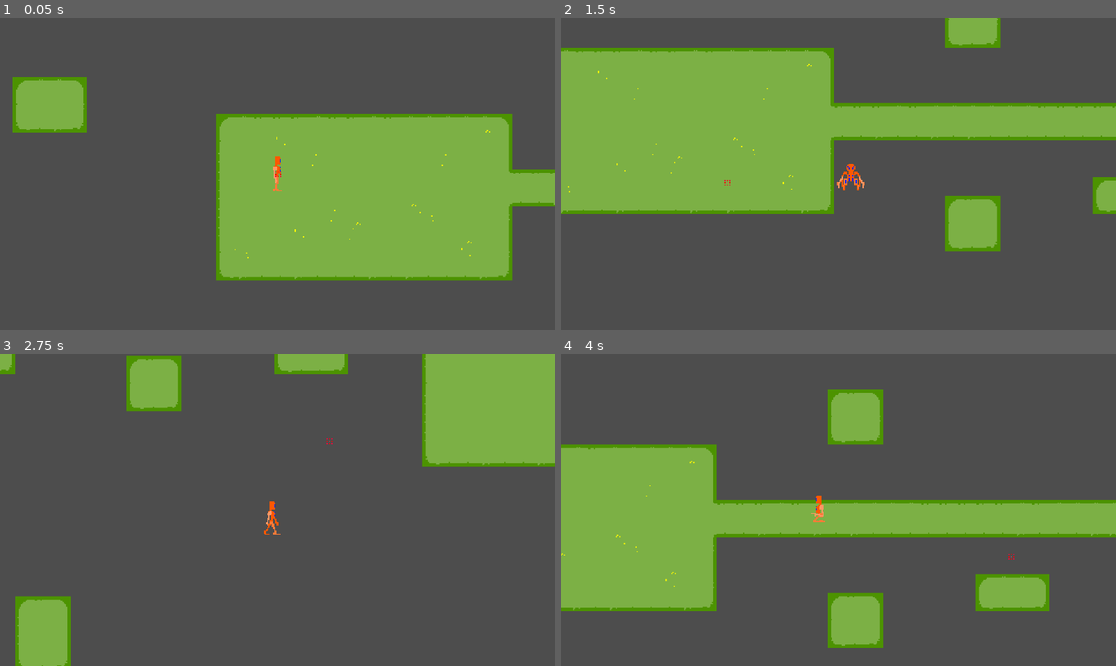
Above: before the commit, frames 1-4 (two rows, left to right).
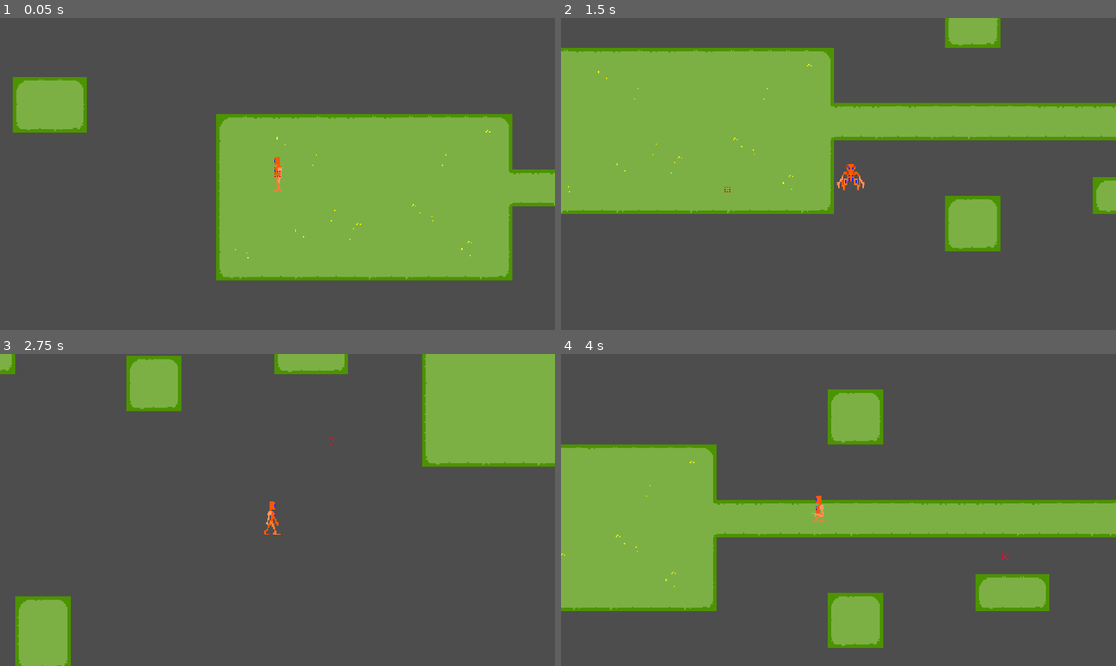
Above: after the commit, the same moments.

Repository: DISN-kolo/topdown_pixel_slasher
Game: Godot game, scene res://scenes/field.tscn
Two runs of this game, one before a commit and one after it. Both use one fixed random seed, a clock stepped at 60 frames per second and the inputs below.
Inputs (mouse positions are in pixels of both pictures, inside the frame that each line leads up to):
- Up to frame 1 (0.05 s): no input
- Up to frame 2 (1.5 s): tap Enter at 0.5 s; move the mouse to (960, 158) at 0.52 s; hold Right (RIGHT) 0.53-1.28 s; tap Shift (SLIDE) at 0.6, 1.35 s; move the mouse to (727, 189) at 1.27 s; hold Down (DOWN) from 1.28 s (still down)
- Up to frame 3 (2.75 s): move the mouse to (333, 441) at 2.02 s; release Down (DOWN) at 2.03 s; hold Right (RIGHT) from 2.03 s (still down); tap Shift (SLIDE) at 2.1 s
- Up to frame 4 (4 s): move the mouse to (810, 572) at 2.77 s; release Right (RIGHT) at 2.78 s; hold Up (UP) 2.78-3.53 s; tap Shift (SLIDE) at 2.85, 3.6 s; move the mouse to (1005, 556) at 3.52 s; hold Left (LEFT) from 3.53 s (still down)

The runs differ from the first frame. In frame 1, 0.2% of the frame differs, in the area x 2-100%, y 18-84%; in frame 2, less than 0.1%; in frame 3, less than 0.1%; in frame 4, less than 0.1%.

Commit message:
fixed pseudo-cursor lag relative to camera by reparenting the cursor to the camera instead of the scene

Diff:
--- a/camerafollower.gd
+++ b/camerafollower.gd
@@ -1,7 +1,7 @@
 extends Camera2D
 
 @onready var char = $"../CharacterBody2D"
-@onready var curs = $"../cursor"
+@onready var curs = $cursor
 # Called when the node enters the scene tree for the first time.
 func _ready() -> void:
 	pass # Replace with function body.
--- a/chars/playerscript.gd
+++ b/chars/playerscript.gd
@@ -22,7 +22,7 @@
 var look_there : Vector2 = Vector2(0, 1)
 
 @onready var anim_tree = $AnimationTree
-@onready var cursor = $"../cursor"
+@onready var cursor = $"../Camera2D/cursor"
 
 func _physics_process(delta: float) -> void:
 
--- a/cursor.gd
+++ b/cursor.gd
@@ -5,7 +5,12 @@
 func _ready() -> void:
 	pass # Replace with function body.
 
+func _process(delta: float) -> void:
+	#Input.flush_buffered_events()
+	set_global_position(get_global_mouse_position())
+	pass
 
 # Called every frame. 'delta' is the elapsed time since the previous frame.
 func _physics_process(delta: float) -> void:
-	self.global_position = get_global_mouse_position()
+
+	pass
--- a/project.godot
+++ b/project.godot
@@ -13,7 +13,7 @@
 config/name="topdown pixel slasher"
 run/main_scene="res://scenes/field.tscn"
 config/features=PackedStringArray("4.3", "Forward Plus")
-run/max_fps=5
+run/max_fps=60
 config/icon="res://icon.svg"
 
 [display]
@@ -21,6 +21,7 @@
 window/size/viewport_width=1920
 window/size/viewport_height=1080
 window/size/mode=3
+window/vsync/vsync_mode=0
 
 [input]
 
--- a/scenes/field.gd
+++ b/scenes/field.gd
@@ -4,6 +4,7 @@
 # Called when the node enters the scene tree for the first time.
 func _ready() -> void:
 	Input.mouse_mode = Input.MOUSE_MODE_HIDDEN
+	pass
 
 func _process(delta: float) -> void:
 	if Input.is_action_just_pressed("ui_cancel"):
--- a/scenes/field.tscn
+++ b/scenes/field.tscn
@@ -84,6 +84,75 @@
 "values": [8]
 }
 
+[sub_resource type="Animation" id="Animation_fttie"]
+length = 0.4
+loop_mode = 1
+step = 0.2
+tracks/0/type = "value"
+tracks/0/imported = false
+tracks/0/enabled = true
+tracks/0/path = NodePath("Sprite2D:frame")
+tracks/0/interp = 1
+tracks/0/loop_wrap = true
+tracks/0/keys = {
+"times": PackedFloat32Array(0, 0.2),
+"transitions": PackedFloat32Array(1, 1),
+"update": 1,
+"values": [6, 7]
+}
+
+[sub_resource type="Animation" id="Animation_ky6xx"]
+length = 0.4
+loop_mode = 1
+step = 0.2
+tracks/0/type = "value"
+tracks/0/imported = false
+tracks/0/enabled = true
+tracks/0/path = NodePath("Sprite2D:frame")
+tracks/0/interp = 1
+tracks/0/loop_wrap = true
+tracks/0/keys = {
+"times": PackedFloat32Array(0, 0.2),
+"transitions": PackedFloat32Array(1, 1),
+"update": 1,
+"values": [30, 31]
+}
+
+[sub_resource type="Animation" id="Animation_vk0f3"]
+length = 0.4
+loop_mode = 1
+step = 0.2
+tracks/0/type = "value"
+tracks/0/imported = false
+tracks/0/enabled = true
+tracks/0/path = NodePath("Sprite2D:frame")
+tracks/0/interp = 1
+tracks/0/loop_wrap = true
+tracks/0/keys = {
+"times": PackedFloat32Array(0, 0.2),
+"transitions": PackedFloat32Array(1, 1),
+"update": 1,
+"values": [22, 23]
+}
+
+[sub_resource type="Animation" id="Animation_jpcvs"]
+resource_name = "slide_up"
+length = 0.4
+loop_mode = 1
+step = 0.2
+tracks/0/type = "value"
+tracks/0/imported = false
+tracks/0/enabled = true
+tracks/0/path = NodePath("Sprite2D:frame")
+tracks/0/interp = 1
+tracks/0/loop_wrap = true
+tracks/0/keys = {
+"times": PackedFloat32Array(0, 0.2),
+"transitions": PackedFloat32Array(1, 1),
+"update": 1,
+"values": [14, 15]
+}
+
 [sub_resource type="Animation" id="Animation_aaf85"]
 length = 0.8
 loop_mode = 1
@@ -230,75 +299,6 @@
 "times": PackedFloat32Array(0, 0.4)
 }
 tracks/1/use_blend = true
-
-[sub_resource type="Animation" id="Animation_jpcvs"]
-resource_name = "slide_up"
-length = 0.4
-loop_mode = 1
-step = 0.2
-tracks/0/type = "value"
-tracks/0/imported = false
-tracks/0/enabled = true
-tracks/0/path = NodePath("Sprite2D:frame")
-tracks/0/interp = 1
-tracks/0/loop_wrap = true
-tracks/0/keys = {
-"times": PackedFloat32Array(0, 0.2),
-"transitions": PackedFloat32Array(1, 1),
-"update": 1,
-"values": [14, 15]
-}
-
-[sub_resource type="Animation" id="Animation_fttie"]
-length = 0.4
-loop_mode = 1
-step = 0.2
-tracks/0/type = "value"
-tracks/0/imported = false
-tracks/0/enabled = true
-tracks/0/path = NodePath("Sprite2D:frame")
-tracks/0/interp = 1
-tracks/0/loop_wrap = true
-tracks/0/keys = {
-"times": PackedFloat32Array(0, 0.2),
-"transitions": PackedFloat32Array(1, 1),
-"update": 1,
-"values": [6, 7]
-}
-
-[sub_resource type="Animation" id="Animation_ky6xx"]
-length = 0.4
-loop_mode = 1
-step = 0.2
-tracks/0/type = "value"
-tracks/0/imported = false
-tracks/0/enabled = true
-tracks/0/path = NodePath("Sprite2D:frame")
-tracks/0/interp = 1
-tracks/0/loop_wrap = true
-tracks/0/keys = {
-"times": PackedFloat32Array(0, 0.2),
-"transitions": PackedFloat32Array(1, 1),
-"update": 1,
-"values": [30, 31]
-}
-
-[sub_resource type="Animation" id="Animation_vk0f3"]
-length = 0.4
-loop_mode = 1
-step = 0.2
-tracks/0/type = "value"
-tracks/0/imported = false
-tracks/0/enabled = true
-tracks/0/path = NodePath("Sprite2D:frame")
-tracks/0/interp = 1
-tracks/0/loop_wrap = true
-tracks/0/keys = {
-"times": PackedFloat32Array(0, 0.2),
-"transitions": PackedFloat32Array(1, 1),
-"update": 1,
-"values": [22, 23]
-}
 
 [sub_resource type="AnimationLibrary" id="AnimationLibrary_8mvre"]
 _data = {
@@ -477,16 +477,17 @@
 [node name="AudioStreamPlayer2D" type="AudioStreamPlayer2D" parent="CharacterBody2D"]
 bus = &"walkin"
 
-[node name="cursor" type="Node2D" parent="."]
-script = ExtResource("4_omvik")
-
-[node name="Sprite2D" type="Sprite2D" parent="cursor"]
-texture = ExtResource("7_3rtm0")
-
 [node name="Camera2D" type="Camera2D" parent="."]
 position = Vector2(125, 72)
 zoom = Vector2(4, 4)
 script = ExtResource("3_cunfh")
 
+[node name="cursor" type="Node2D" parent="Camera2D"]
+position = Vector2(-125, -72)
+script = ExtResource("4_omvik")
+
+[node name="Sprite2D" type="Sprite2D" parent="Camera2D/cursor"]
+texture = ExtResource("7_3rtm0")
+
 [node name="WorldEnvironment" type="WorldEnvironment" parent="."]
 environment = SubResource("Environment_7duqy")
